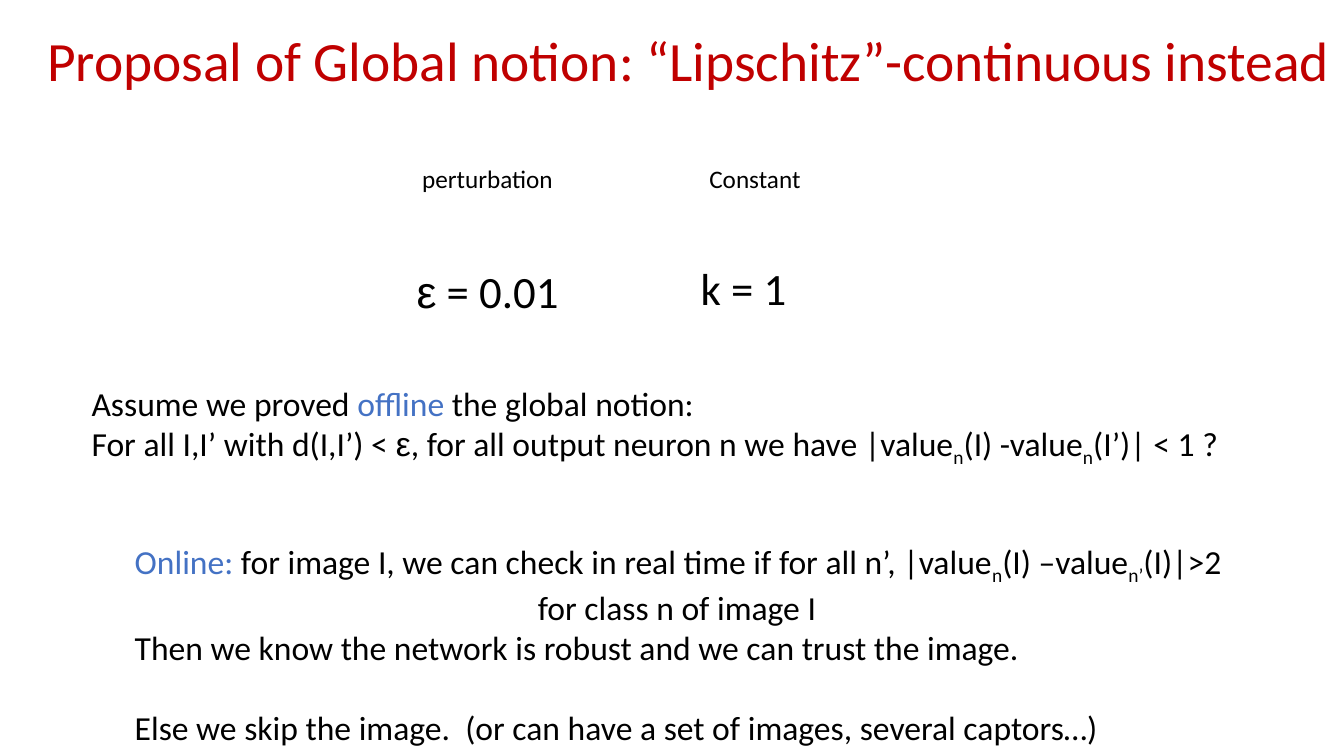
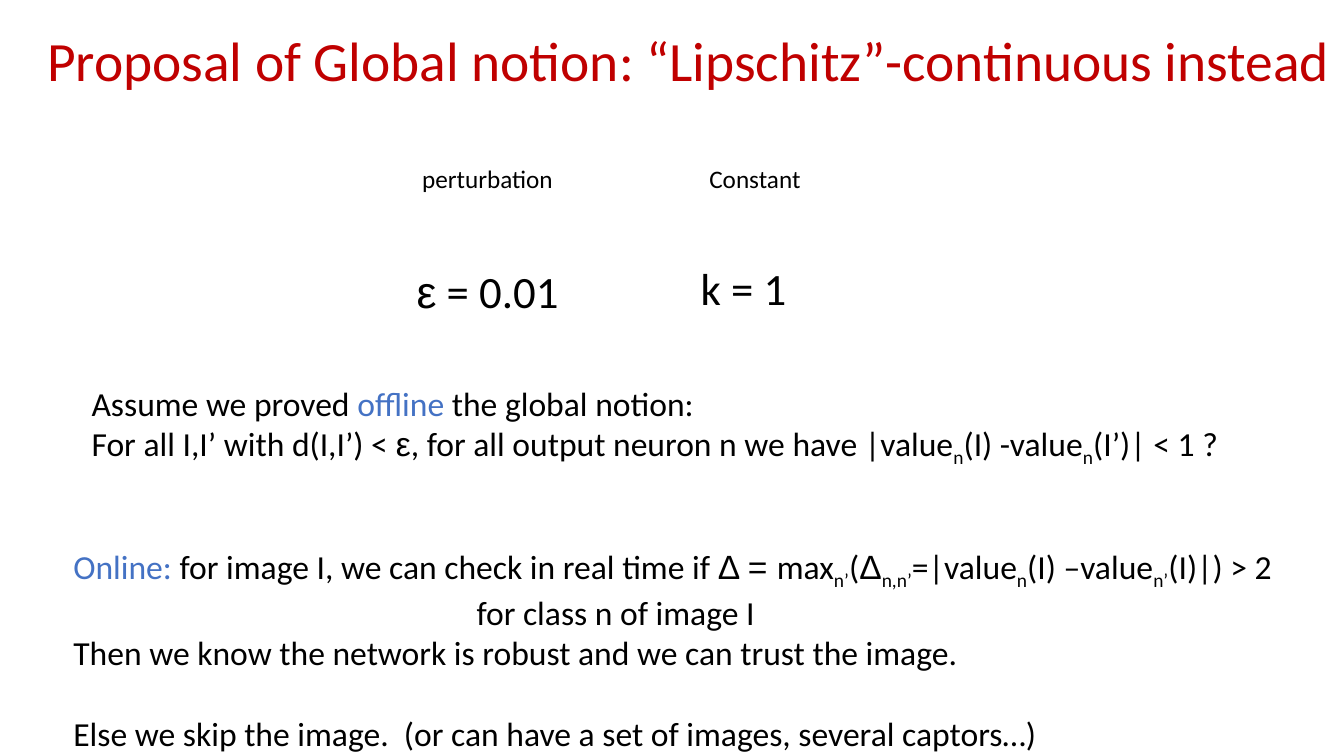
Before and after one commit to blaisegenest/vericompensate, a slide deck: slide 7 of lipschitz/Liptscitz.pptx. Drawn at 1344x756 pixels with LibreOffice and Linux fonts; fonts in the diff are those of the drawing. Boxes give left, top, right and bottom in pixels: in the first picture for what was removed or moved away, otherwise in the second. Text is boxed around its words. In the diff, an @@ line names an element or a change of style, - is before the commit and + after.

```diff
--- a/lipschitz/Liptscitz.pptx
+++ b/lipschitz/Liptscitz.pptx
@@ text "Online: for image I, we ...": place and size @@
-text "Online: for image I, we ..." at <box>135,549,1221,746</box>
+text "Online: for image I, we ..." at <box>73,554,1272,752</box>
@@ text at <box>73,554,1272,587</box>: text changed @@
-Online: for image I, we can check in real time if for all n’, |valuen(I) –valuen’(I)|>2
+Online: for image I, we can check in real time if Δ = maxn’(Δn,n’=|valuen(I) –valuen’(I)|) > 2
```
Also in this commit, not shown: 5 other slides changed, 4 slides added, 1 slide removed, 1 other file.
